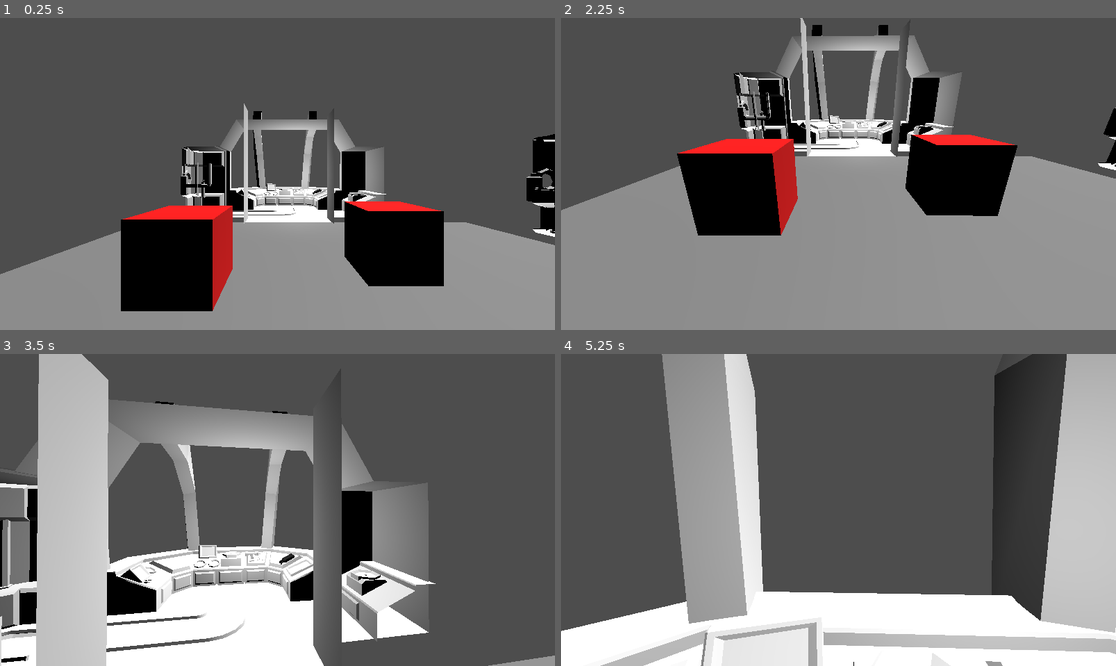
Above: before the commit, frames 1-4 (two rows, left to right).
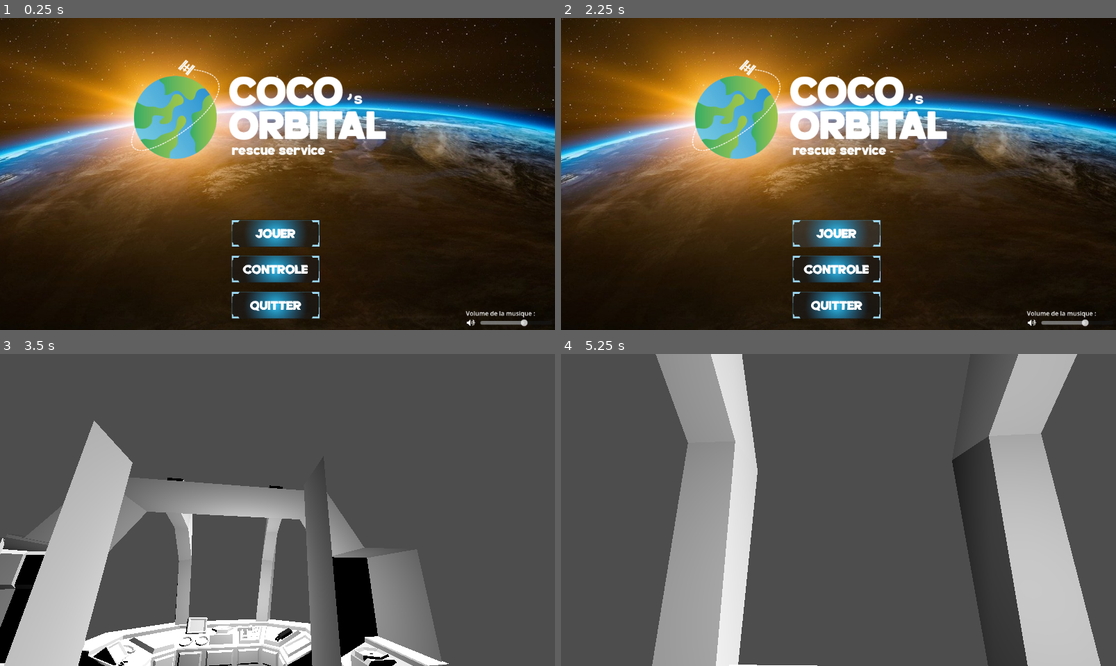
Above: after the commit, the same moments.

Repository: Valentin22r/SpaceGameJam99
Game: Godot game, scene res://Menu/MainMenu/MainMenu.tscn
The game is run twice, just before and just after one commit, with the same random seed, the same clock (stepped at 60 frames per second) and the same inputs. Before the commit the project starts from res://Level/Lobby/Lobby.tscn.
Inputs (mouse positions are in pixels of both pictures, inside the frame that each line leads up to):
- Up to frame 1 (0.25 s): no input
- Up to frame 2 (2.25 s): click (838, 267) at 0.52 s; click (838, 174) at 1.25 s, where only the run after the commit has a clickable "BACK TO MENU"; click (838, 233) at 2.02 s
- Up to frame 3 (3.5 s): tap Enter (ui_accept) at 2.75 s; move the mouse to (305, 510) at 2.77 s; hold W (move_forward) from 2.78 s (still down); hold E (interact) from 2.78 s (still down); tap Space (jump) at 3.02 s
- Up to frame 4 (5.25 s): keep holding W (move_forward); move the mouse to (810, 510) at 3.52 s; release E (interact) at 3.53 s; tap Shift (sprint) at 3.6, 5.1 s; tap Space (jump) at 3.77 s; move the mouse to (849, 503) at 4.27 s; hold E (interact) 4.28-5.03 s; tap Enter (ui_accept) at 5 s; move the mouse to (832, 516) at 5.02 s

The runs differ from the first frame. In frame 1, 98% of the frame differs, in the area x 0-100%, y 0-100%; in frame 2, 98%; in frame 3, 41%; in frame 4, 38%.

Commit message:
Add: game

Diff:
--- a/space-game-jam-99/GameData.gd
+++ b/space-game-jam-99/GameData.gd
@@ -12,6 +12,9 @@
 	"double_xp": false
 }
 
+var sound_volume_db: float = 0.0
+
+
 # -------------------------
 # Sauvegarde / Chargement
 # -------------------------
@@ -19,19 +22,29 @@
 func save():
 	var data = {
 		"money": money,
-		"flags": flags
+		"flags": flags,
+		"sound_volume_db": sound_volume_db
 	}
 
 	var file = FileAccess.open("user://save.json", FileAccess.WRITE)
 	file.store_string(JSON.stringify(data))
+
 
 func load_data():
 	if FileAccess.file_exists("user://save.json"):
 		var file = FileAccess.open("user://save.json", FileAccess.READ)
 		var data = JSON.parse_string(file.get_as_text())
 
-		money = data["money"]
-		flags = data["flags"]
+		money = data.get("money", 0)
+		flags = data.get("flags", flags)
+		sound_volume_db = data.get("sound_volume_db", 0.0)
+
+		# Applique le volume au bus Master
+		AudioServer.set_bus_volume_db(
+			AudioServer.get_bus_index("Master"),
+			sound_volume_db
+		)
+
 
 func reset_data():
 	money = 0
@@ -40,10 +53,13 @@
 		"jump": false,
 		"double_xp": false
 	}
+	sound_volume_db = 0.0
 	save()
+
 
 func _ready():
 	load_data()
+
 
 # -------------------------
 # Fonctions argent
@@ -60,6 +76,7 @@
 func get_money() -> int:
 	return money
 
+
 # -------------------------
 # Fonctions booléens
 # -------------------------
@@ -70,3 +87,24 @@
 
 func get_flag(_name: String) -> bool:
 	return flags.get(_name, false)
+
+
+# -------------------------
+# Fonctions son
+# -------------------------
+
+func set_sound_volume_db(value: float):
+	# Clamp entre -80 et 24 dB
+	sound_volume_db = clamp(value, -80.0, 24.0)
+
+	# Applique immédiatement au bus Master
+	AudioServer.set_bus_volume_db(
+		AudioServer.get_bus_index("Master"),
+		sound_volume_db
+	)
+
+	save()
+
+
+func get_sound_volume_db() -> float:
+	return sound_volume_db
--- a/space-game-jam-99/Item/Interactable/2D Isométrique/NPC/NPC.tscn
+++ b/space-game-jam-99/Item/Interactable/2D Isométrique/NPC/NPC.tscn
@@ -1,8 +1,8 @@
 [gd_scene format=3 uid="uid://j2i6up1g76r8"]
 
 [ext_resource type="Script" uid="uid://bg7ae2gitdx1o" path="res://Item/Interactable/2D Isométrique/NPC/npc.gd" id="1_i51mn"]
-[ext_resource type="Texture2D" uid="uid://bg2rawfa438uj" path="res://Asset/PNJ.png" id="2_o3rhs"]
-[ext_resource type="Texture2D" uid="uid://d1yltdqd24cax" path="res://Asset/E.jpg" id="3_gdqq4"]
+[ext_resource type="Texture2D" uid="uid://bg2rawfa438uj" path="res://Asset/2D/PNJ.png" id="2_o3rhs"]
+[ext_resource type="Texture2D" uid="uid://d1yltdqd24cax" path="res://Asset/2D/E.jpg" id="3_gdqq4"]
 
 [sub_resource type="SphereShape3D" id="SphereShape3D_i51mn"]
 radius = 5.02203
--- a/space-game-jam-99/Item/Interactable/2D Isométrique/QuestItem/QuestItem.tscn
+++ b/space-game-jam-99/Item/Interactable/2D Isométrique/QuestItem/QuestItem.tscn
@@ -1,6 +1,6 @@
 [gd_scene format=3 uid="uid://cpygs3y81pjkj"]
 
-[ext_resource type="Texture2D" uid="uid://yl6qoqkvvdor" path="res://Asset/Chat.png" id="1_5ges3"]
+[ext_resource type="Texture2D" uid="uid://yl6qoqkvvdor" path="res://Asset/2D/Chat.png" id="1_5ges3"]
 [ext_resource type="Script" uid="uid://cxq3ymmno7i8r" path="res://Item/Interactable/2D Isométrique/QuestItem/quest_item.gd" id="1_mqqcb"]
 
 [sub_resource type="SphereShape3D" id="SphereShape3D_mqqcb"]
--- a/space-game-jam-99/Menu/MainMenu/MainMenu.tscn
+++ b/space-game-jam-99/Menu/MainMenu/MainMenu.tscn
@@ -1,7 +1,14 @@
 [gd_scene format=3 uid="uid://cm6h83i0evol8"]
 
-[ext_resource type="Texture2D" uid="uid://c7kha12qbxfep" path="res://Asset/téléchargement.jpg" id="1_e1xpn"]
 [ext_resource type="Script" uid="uid://c1exr36je2vbh" path="res://Menu/MainMenu/main_menu.gd" id="1_swd6r"]
+[ext_resource type="Texture2D" uid="uid://c53fj7ws7dom2" path="res://Asset/Ui/Background.jpg" id="2_qd2ih"]
+[ext_resource type="Texture2D" uid="uid://bgmax2omuq3wl" path="res://Asset/Ui/Logo.png" id="3_eqvia"]
+[ext_resource type="Texture2D" uid="uid://dvb7bdkfusly4" path="res://Asset/Ui/Jouer.png" id="3_gxqt3"]
+[ext_resource type="Texture2D" uid="uid://dkithv5r360vc" path="res://Asset/Ui/Controle.png" id="5_iopbn"]
+[ext_resource type="Texture2D" uid="uid://xidj3xnqondi" path="res://Asset/Ui/Quitter.png" id="6_y1lu8"]
+[ext_resource type="AudioStream" uid="uid://bqkw3dvrbujtl" path="res://Asset/Sound/MenuSound.mp3" id="7_eqvia"]
+[ext_resource type="Texture2D" uid="uid://dcjc1tfhmbn5e" path="res://Asset/Ui/SoundLogo.png" id="8_iopbn"]
+[ext_resource type="AudioStream" uid="uid://1cs1t5wa48bp" path="res://Asset/Sound/button_click.mp3" id="9_y1lu8"]
 
 [node name="MainMenu" type="Control" unique_id=1170862710]
 layout_mode = 3
@@ -12,56 +19,111 @@
 grow_vertical = 2
 script = ExtResource("1_swd6r")
 
-[node name="Background" type="Sprite2D" parent="." unique_id=1112667238]
-position = Vector2(576, 323.50003)
-scale = Vector2(3.7290323, 3.9815953)
-texture = ExtResource("1_e1xpn")
+[node name="Background" type="Sprite2D" parent="." unique_id=1684144527]
+position = Vector2(611, 242)
+texture = ExtResource("2_qd2ih")
+
+[node name="Logo" type="Sprite2D" parent="." unique_id=44974108]
+position = Vector2(552, 197)
+scale = Vector2(0.8, 0.8)
+texture = ExtResource("3_eqvia")
 
 [node name="Play" type="Button" parent="." unique_id=35806412]
 layout_mode = 1
-anchors_preset = 8
-anchor_left = 0.5
-anchor_top = 0.5
-anchor_right = 0.5
-anchor_bottom = 0.5
-offset_left = -94.0
-offset_top = -18.0
-offset_right = 94.0
-offset_bottom = 18.0
+anchors_preset = -1
+anchor_right = 1.0
+anchor_bottom = 1.0
+offset_left = 480.0
+offset_top = 419.0
+offset_right = 64.0
 grow_horizontal = 2
 grow_vertical = 2
-text = "PLAY"
+scale = Vector2(0.25, 0.25)
+size_flags_horizontal = 4
+size_flags_vertical = 4
+icon = ExtResource("3_gxqt3")
 
 [node name="Settings" type="Button" parent="." unique_id=368199275]
 layout_mode = 1
-anchors_preset = 8
+anchors_preset = 7
 anchor_left = 0.5
-anchor_top = 0.5
+anchor_top = 1.0
 anchor_right = 0.5
-anchor_bottom = 0.5
-offset_left = -94.0
-offset_top = 31.0
-offset_right = 94.0
-offset_bottom = 67.0
+anchor_bottom = 1.0
+offset_left = -96.0
+offset_top = -155.00006
+offset_right = 640.0
+offset_bottom = 73.99994
 grow_horizontal = 2
-grow_vertical = 2
-text = "SETTINGS"
+grow_vertical = 0
+scale = Vector2(0.25, 0.25)
+size_flags_horizontal = 4
+size_flags_vertical = 4
+icon = ExtResource("5_iopbn")
 
 [node name="Quit" type="Button" parent="." unique_id=194246141]
 layout_mode = 1
-anchors_preset = 8
+anchors_preset = 7
 anchor_left = 0.5
-anchor_top = 0.5
+anchor_top = 1.0
 anchor_right = 0.5
-anchor_bottom = 0.5
-offset_left = -94.0
-offset_top = 86.0
-offset_right = 94.0
-offset_bottom = 122.0
+anchor_bottom = 1.0
+offset_left = -96.0
+offset_top = -80.00006
+offset_right = 640.0
+offset_bottom = 148.99994
 grow_horizontal = 2
-grow_vertical = 2
-text = "QUIT"
+grow_vertical = 0
+scale = Vector2(0.25, 0.25)
+size_flags_horizontal = 4
+size_flags_vertical = 4
+icon = ExtResource("6_y1lu8")
+
+[node name="Music" type="AudioStreamPlayer" parent="." unique_id=205760487]
+stream = ExtResource("7_eqvia")
+volume_db = -15.786
+autoplay = true
+parameters/looping = false
+
+[node name="SoundVolume" type="HSlider" parent="." unique_id=1283831151]
+layout_mode = 0
+offset_left = 997.0
+offset_top = 624.0
+offset_right = 1146.0
+offset_bottom = 642.0
+min_value = -40.0
+max_value = 24.0
+
+[node name="SoundLogo" type="Sprite2D" parent="." unique_id=1651200447]
+position = Vector2(978, 633)
+scale = Vector2(0.06, 0.06)
+texture = ExtResource("8_iopbn")
+
+[node name="SoundVolume2" type="RichTextLabel" parent="." unique_id=883319530]
+layout_mode = 0
+offset_left = 967.0
+offset_top = 604.0
+offset_right = 1183.25
+offset_bottom = 630.0
+scale = Vector2(0.8, 0.8)
+text = "Volume de la musique :"
+
+[node name="Effet" type="AudioStreamPlayer" parent="." unique_id=560673645]
+stream = ExtResource("9_y1lu8")
+
+[node name="TimerPlay" type="Timer" parent="." unique_id=2141717265]
+wait_time = 0.5
+
+[node name="TimerControle" type="Timer" parent="." unique_id=896367791]
+wait_time = 0.5
+
+[node name="TimerQuit" type="Timer" parent="." unique_id=1731361300]
+wait_time = 0.5
 
 [connection signal="pressed" from="Play" to="." method="_on_play_pressed"]
 [connection signal="pressed" from="Settings" to="." method="_on_settings_pressed"]
 [connection signal="pressed" from="Quit" to="." method="_on_quit_pressed"]
+[connection signal="value_changed" from="SoundVolume" to="." method="_on_sound_volume_value_changed"]
+[connection signal="timeout" from="TimerPlay" to="." method="_on_timer_play_timeout"]
+[connection signal="timeout" from="TimerControle" to="." method="_on_timer_controle_timeout"]
+[connection signal="timeout" from="TimerQuit" to="." method="_on_timer_quit_timeout"]
--- a/space-game-jam-99/Menu/MainMenu/main_menu.gd
+++ b/space-game-jam-99/Menu/MainMenu/main_menu.gd
@@ -1,11 +1,32 @@
 extends Control
 
+@onready var slider := $SoundVolume
 
 func _on_play_pressed() -> void:
-	get_tree().change_scene_to_file("res://Level/Lobby.tscn")
+	$Effet.play()
+	$TimerPlay.start()
 
 func _on_settings_pressed() -> void:
+	$Effet.play()
+	$TimerControle.start()
+
+func _on_quit_pressed() -> void:
+	$Effet.play()
+	$TimerQuit.start()
+
+func _ready():
+	GameData.load_data()
+	var vol_db = GameData.get_sound_volume_db()
+	slider.value = vol_db
+
+func _on_sound_volume_value_changed(value: float) -> void:
+	GameData.set_sound_volume_db(value)
+
+func _on_timer_play_timeout() -> void:
+	get_tree().change_scene_to_file("res://Level/Lobby/Lobby.tscn")
+
+func _on_timer_controle_timeout() -> void:
 	get_tree().change_scene_to_file("res://Menu/Settings/Settings.tscn")
 
-func _on_quit_pressed() -> void:
+func _on_timer_quit_timeout() -> void:
 	get_tree().quit()
--- a/space-game-jam-99/Player/2D_isometrique/Player.tscn
+++ b/space-game-jam-99/Player/2D_isometrique/Player.tscn
@@ -1,7 +1,7 @@
 [gd_scene format=3 uid="uid://vwn5orut8wcm"]
 
 [ext_resource type="Script" uid="uid://b0tr3yh51wa6h" path="res://Player/2D_isometrique/player.gd" id="1_kh6ma"]
-[ext_resource type="Texture2D" uid="uid://cebx1kfpi066d" path="res://Asset/image-removebg-preview.png" id="2_sd2ff"]
+[ext_resource type="Texture2D" uid="uid://cebx1kfpi066d" path="res://Asset/2D/image-removebg-preview.png" id="2_sd2ff"]
 
 [sub_resource type="BoxShape3D" id="BoxShape3D_kh6ma"]
 
--- a/space-game-jam-99/project.godot
+++ b/space-game-jam-99/project.godot
@@ -11,7 +11,7 @@
 [application]
 
 config/name="SpaceGame99Jam"
-run/main_scene="uid://c8wxaw38ei3gf"
+run/main_scene="uid://cm6h83i0evol8"
 config/features=PackedStringArray("4.6", "Forward Plus")
 
 [autoload]
Renamed: space-game-jam-99/Asset/Chat.png -> space-game-jam-99/Asset/2D/Chat.png
Not shown, added: space-game-jam-99/Asset/2D/Chat.png.import
Renamed: space-game-jam-99/Asset/E.jpg -> space-game-jam-99/Asset/2D/E.jpg
Not shown, added: space-game-jam-99/Asset/2D/E.jpg.import
Renamed: space-game-jam-99/Asset/PNJ.png -> space-game-jam-99/Asset/2D/PNJ.png
Not shown, added: space-game-jam-99/Asset/2D/PNJ.png.import
Renamed: space-game-jam-99/Asset/image-removebg-preview.png -> space-game-jam-99/Asset/2D/image-removebg-preview.png
Not shown, added: space-game-jam-99/Asset/2D/image-removebg-preview.png.import
Renamed: space-game-jam-99/Asset/téléchargement.jpg -> space-game-jam-99/Asset/2D/téléchargement.jpg
Not shown, added: space-game-jam-99/Asset/2D/téléchargement.jpg.import
Renamed: space-game-jam-99/Asset/cockpit_test.fbx -> space-game-jam-99/Asset/3D/cockpit_test.fbx
Not shown, added: space-game-jam-99/Asset/3D/cockpit_test.fbx.import
(and 22 more such lines)
